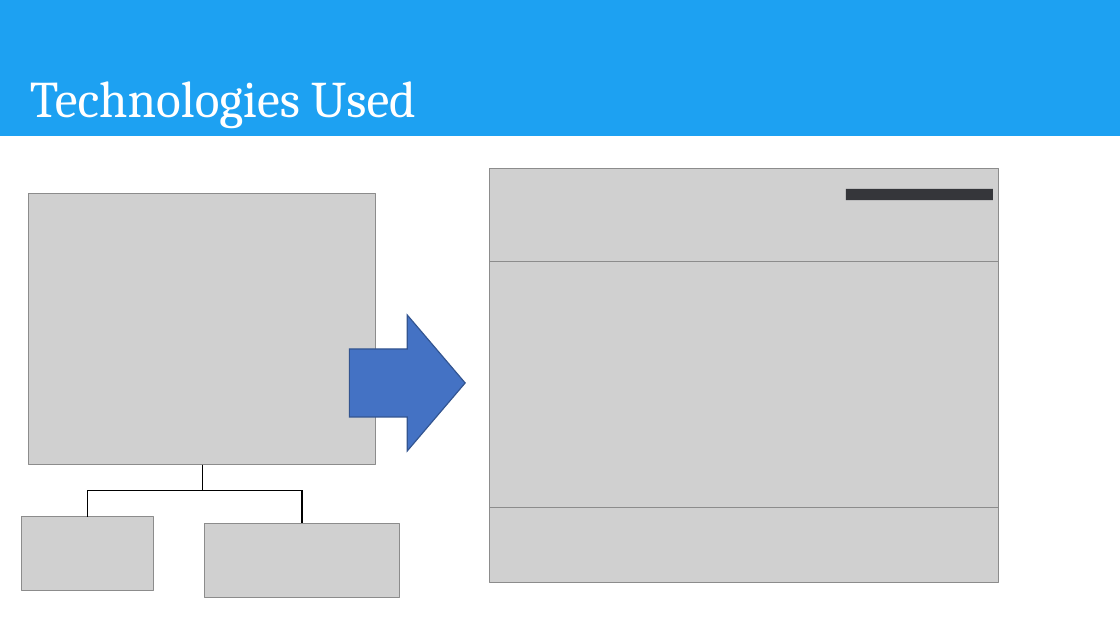
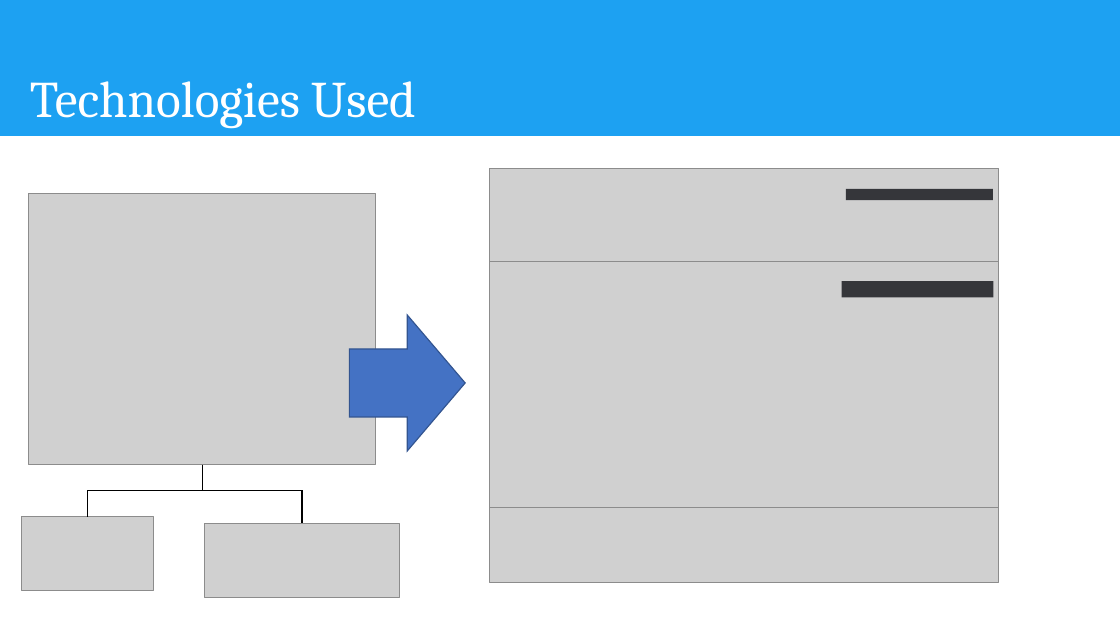
Before and after one commit to sam-hur/DA381A-Project, a slide deck: slide 8 of DA381A-Project_Presentation.pptx. Drawn at 1120x630 pixels with LibreOffice and Linux fonts; fonts in the diff are those of the drawing; grey boxes stand for pictures. Boxes give left, top, right and bottom in pixels: in the first picture for what was removed or moved away, otherwise in the second. Text is boxed around its words. In the diff, an @@ line names an element or a change of style, - is before the commit and + after.

Commit message:
small edit to the pptx
small edit to the pptx

```diff
--- a/DA381A-Project_Presentation.pptx
+++ b/DA381A-Project_Presentation.pptx
@@ rectangle added at (842, 281, 994, 297), fill #35363A @@
```
